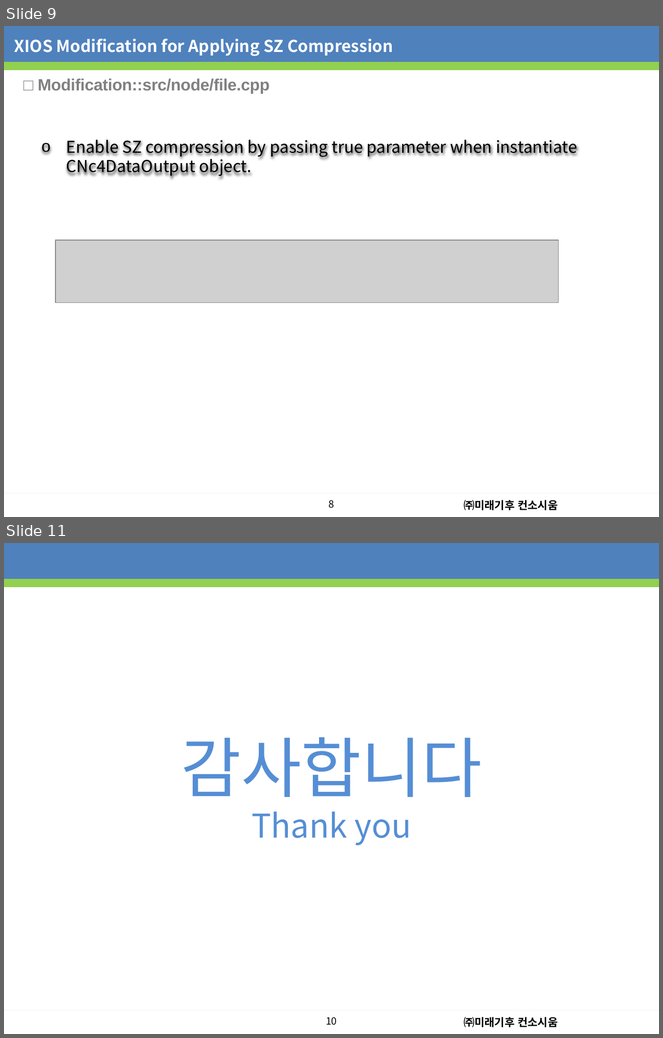
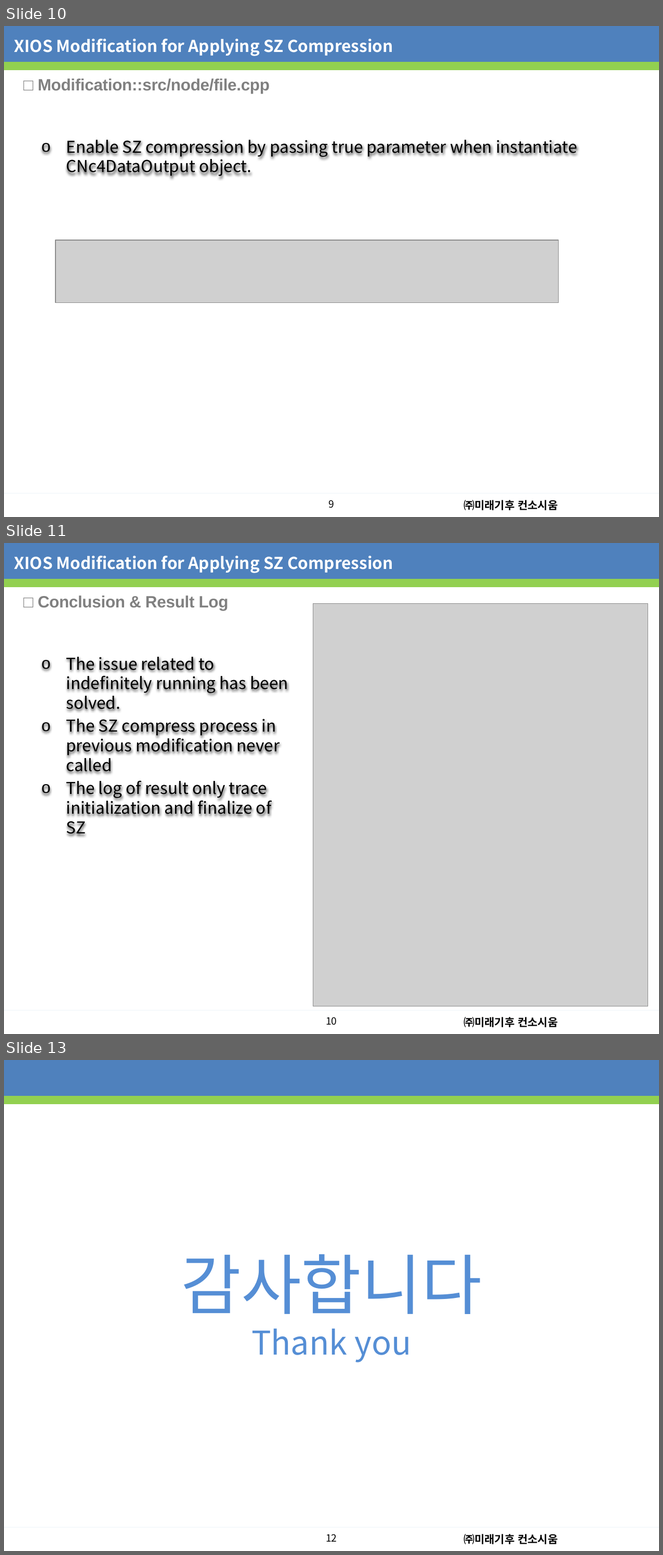
Before and after one commit to dhanifudin/presentation, a slide deck: seminar/Seminar20230418.pptx. Shown one above the other, each under a label of ours: slides 9 and 11 before the commit, slides 10, 11 and 13 after it; the slides between them are not shown. The pictures are 663x1038 and 663x1555 pixels, drawn with LibreOffice and Linux fonts; fonts in the diff are those of the drawing; grey boxes stand for pictures; background and template pictures are left out. Boxes give left, top, right and bottom in pixels: in the first picture for what was removed or moved away, otherwise in the second. Text is boxed around its words. In the diff, an @@ line names an element or a change of style, - is before the commit and + after.

```diff
--- a/seminar/Seminar20230418.pptx
+++ b/seminar/Seminar20230418.pptx
@@ slide 11 added at [4,543,659,1034], background #FFFFFF; not listed: 5 template elements that a slide beside it also shows @@
@@ text added at [14,555,393,573], 18 pt, text #FFFFFF, bold @@
+XIOS Modification for Applying SZ Compression
@@ text added at [38,596,229,611], 18 pt, text #808080, bold @@
+□ Conclusion & Result Log
@@ picture added at [313,603,648,1006] @@
@@ rectangle added at [35,651,299,865], fill gradient #2F5F99 to #3D7CC7 to #3A7CCB, outline #000000 0.75 pt, 18 pt, text #000000 @@
+o The issue related to indefinitely running has been solved.
+o The SZ compress process in previous modification never called
+o The log of result only trace initialization and finalize of SZ
@@ what was slide 9 is now slide 10 @@
@@ page number at [329,500,335,509]: text changed @@
-8
+9
@@ what was slide 11 is now slide 13 @@
@@ page number at [326,1534,337,1542]: text changed @@
-10
+12
```
Also in this commit, not shown: 5 slides changed, 1 other slide added, 1 other file.
